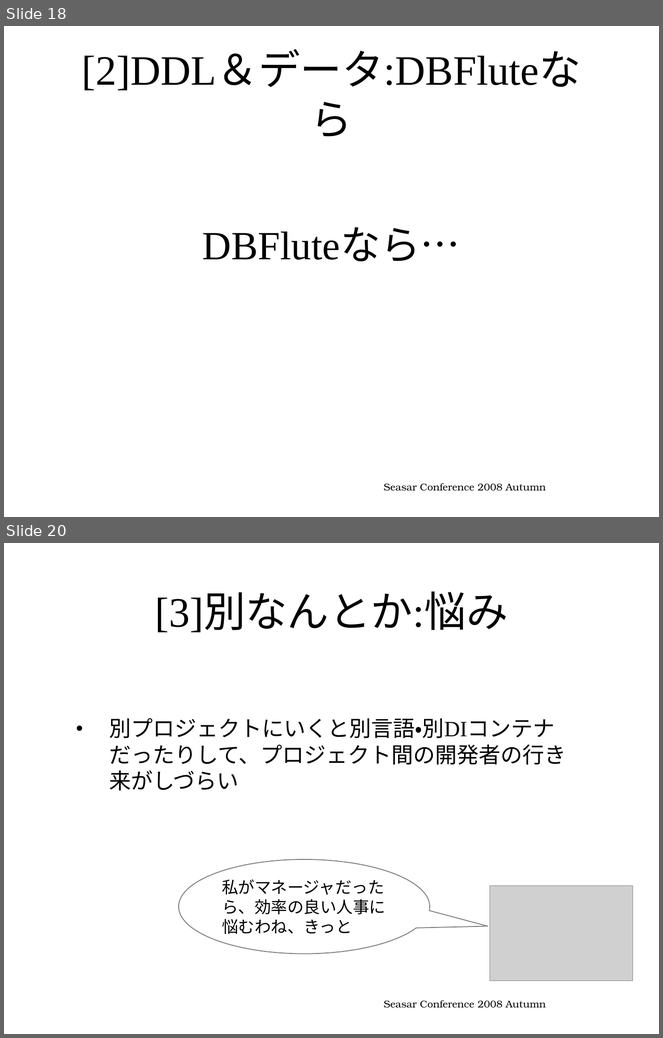
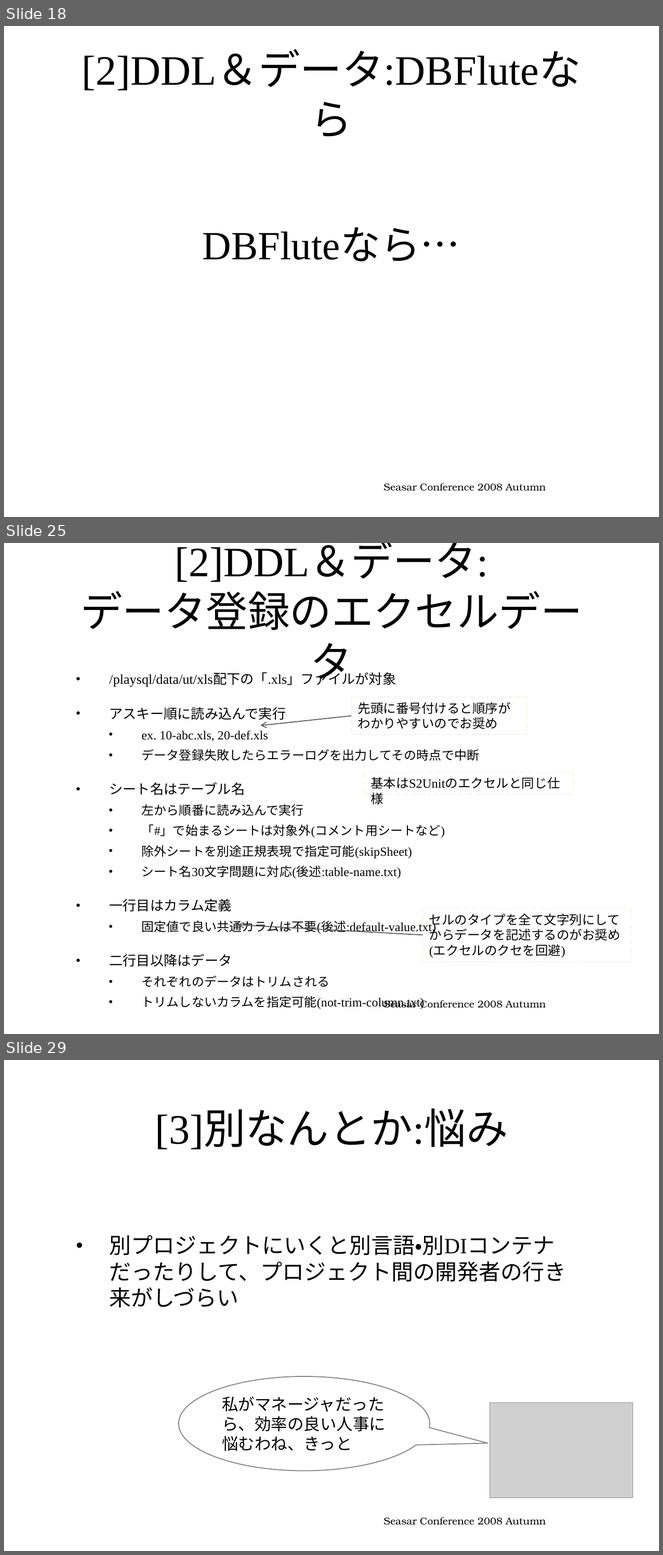
Before and after one commit to seasarorg/dbflute, a slide deck: dbflute/etc/doc/ref/session/resource/GenbaSolution2-sc2008autumn-dbflute.pptx. Shown one above the other, each under a label of ours: slides 18 and 20 before the commit, slides 18, 25 and 29 after it; the slides between them are not shown. The pictures are 663x1038 and 663x1555 pixels, drawn with LibreOffice and Linux fonts; fonts in the diff are those of the drawing; grey boxes stand for pictures; background and template pictures are left out. Boxes give left, top, right and bottom in pixels: in the first picture for what was removed or moved away, otherwise in the second. Text is boxed around its words. In the diff, an @@ line names an element or a change of style, - is before the commit and + after.

Commit message:
Making conference document.

```diff
--- a/dbflute/etc/doc/ref/session/resource/GenbaSolution2-sc2008autumn-dbflute.pptx
+++ b/dbflute/etc/doc/ref/session/resource/GenbaSolution2-sc2008autumn-dbflute.pptx
@@ slide 25 added at (x1=4, y1=543, x2=659, y2=1034), background picture (left out) @@
@@ title added at (x1=80, y1=544, x2=583, y2=685), 46 pt, text #000000 @@
+[2]DDL＆データ:
+データ登録のエクセルデータ
@@ text added at (x1=109, y1=673, x2=480, y2=987), 13.8 pt, text #000000 @@
+• /playsql/data/ut/xls配下の「.xls」ファイルが対象
+• アスキー順に読み込んで実行
+  • ex. 10-abc.xls, 20-def.xls
+  • データ登録失敗したらエラーログを出力してその時点で中断
+• シート名はテーブル名
+  • 左から順番に読み込んで実行
+  • 「#」で始まるシートは対象外(コメント用シートなど)
+  • 除外シートを別途正規表現で指定可能(skipSheet)
+  • シート名30文字問題に対応(後述:table-name.txt)
+• 一行目はカラム定義
+  • 固定値で良い共通カラムは不要(後述:default-value.txt)
+• 二行目以降はデータ
+  • それぞれのデータはトリムされる
+  • トリムしないカラムを指定可能(not-trim-column.txt)
@@ rectangle added at (x1=351, y1=697, x2=527, y2=734), outline #000000 0.75 pt dashed, 14 pt, text #000000 @@
+先頭に番号付けると順序が
+わかりやすいのでお奨め
@@ arrow added from (351, 716) to (261, 726), #595959 1 pt @@
@@ rectangle added at (x1=364, y1=772, x2=573, y2=795), outline #000000 0.75 pt dashed, 14 pt, text #000000 @@
+基本はS2Unitのエクセルと同じ仕様
@@ rectangle added at (x1=423, y1=909, x2=631, y2=962), outline #000000 0.75 pt dashed, 14 pt, text #000000 @@
+セルのタイプを全て文字列にしてからデータを記述するのがお奨め
+(エクセルのクセを回避)
@@ arrow added from (423, 936) to (238, 925), #595959 1 pt @@
@@ text added at (x1=384, y1=999, x2=546, y2=1009), 11 pt, text #000000 @@
+Seasar Conference 2008 Autumn
@@ what was slide 20 is now slide 29 @@
```
Also in this commit, not shown: 1 slide changed, 8 other slides added.
